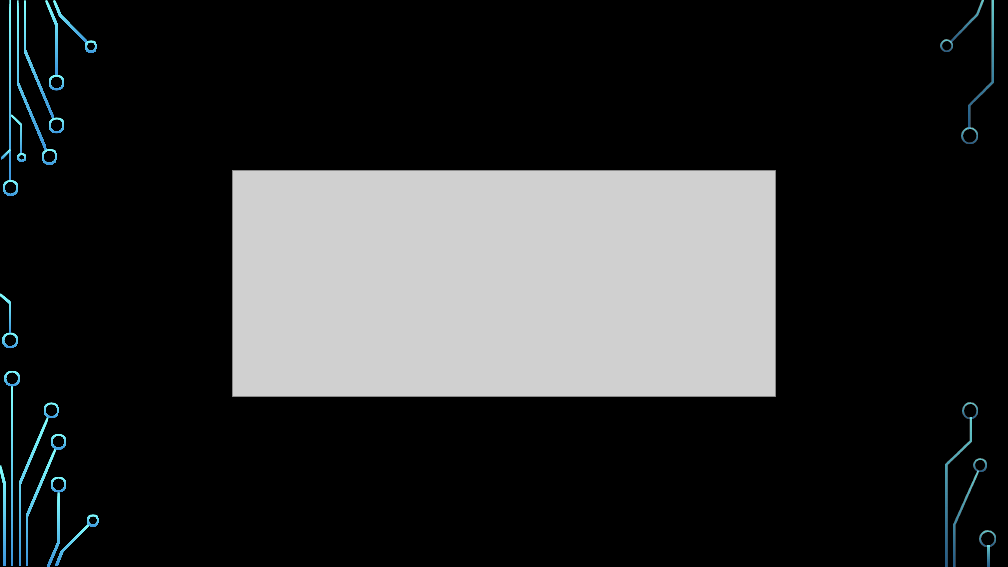
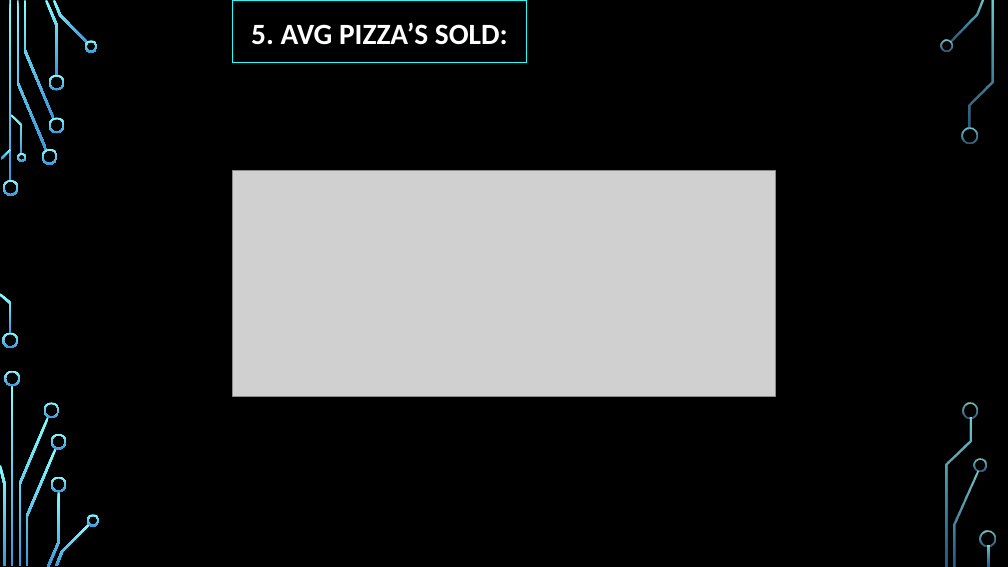
Before and after one commit to Madhavan-Vijayakumar/Projects, a slide deck: slide 6 of Portfolio Projects/Pizza Sales Analysis/SQL/PIZZA SALES REPORT.pptx. Drawn at 1008x567 pixels with LibreOffice and Linux fonts; fonts in the diff are those of the drawing; grey boxes stand for pictures; background and template pictures are left out. Boxes give left, top, right and bottom in pixels: in the first picture for what was removed or moved away, otherwise in the second. Text is boxed around its words. In the diff, an @@ line names an element or a change of style, - is before the commit and + after.

```diff
--- a/Portfolio Projects/Pizza Sales Analysis/SQL/PIZZA SALES REPORT.pptx
+++ b/Portfolio Projects/Pizza Sales Analysis/SQL/PIZZA SALES REPORT.pptx
@@ title "5. AVG PIZZA’S SOLD:": place and size @@
-title "5. AVG PIZZA’S SOLD:" at [95, 0, 913, 63]
+title "5. AVG PIZZA’S SOLD:" at [233, 0, 526, 63]
@@ title "5. AVG PIZZA’S SOLD:" at [233, 0, 526, 63]: text colour #000000 to #FFFFFF; fill none to #000000; outline none to #22FFFF 0.75 pt @@
```
Also in this commit, not shown: 16 other slides changed, 1 slide added.
